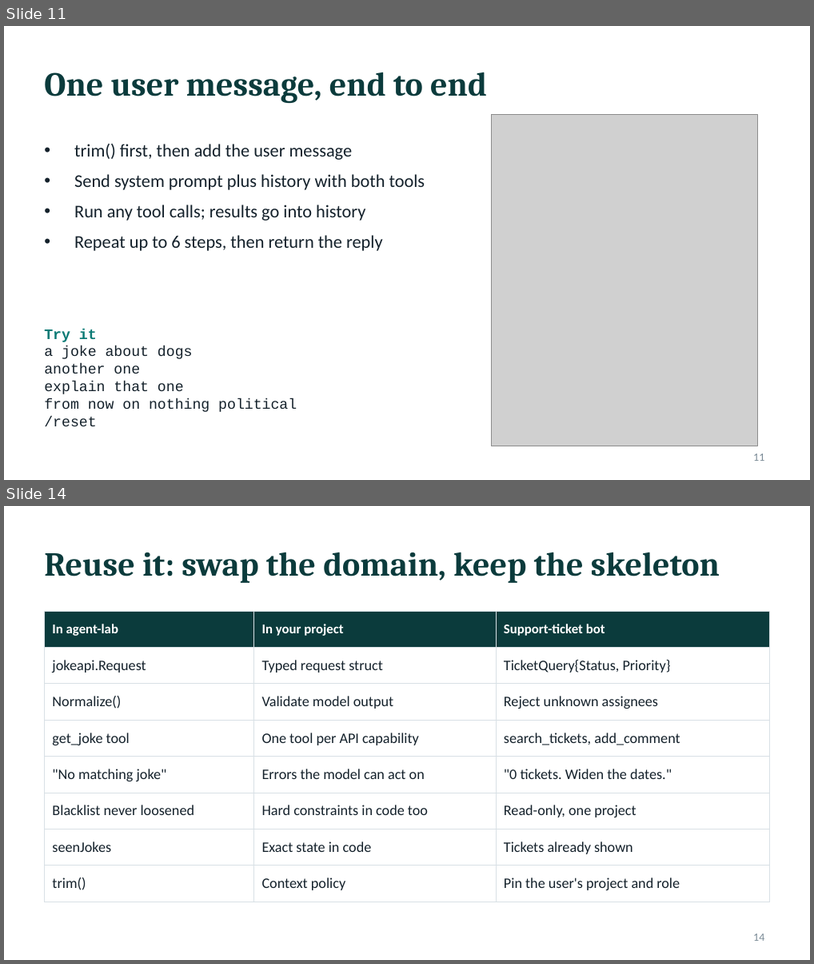
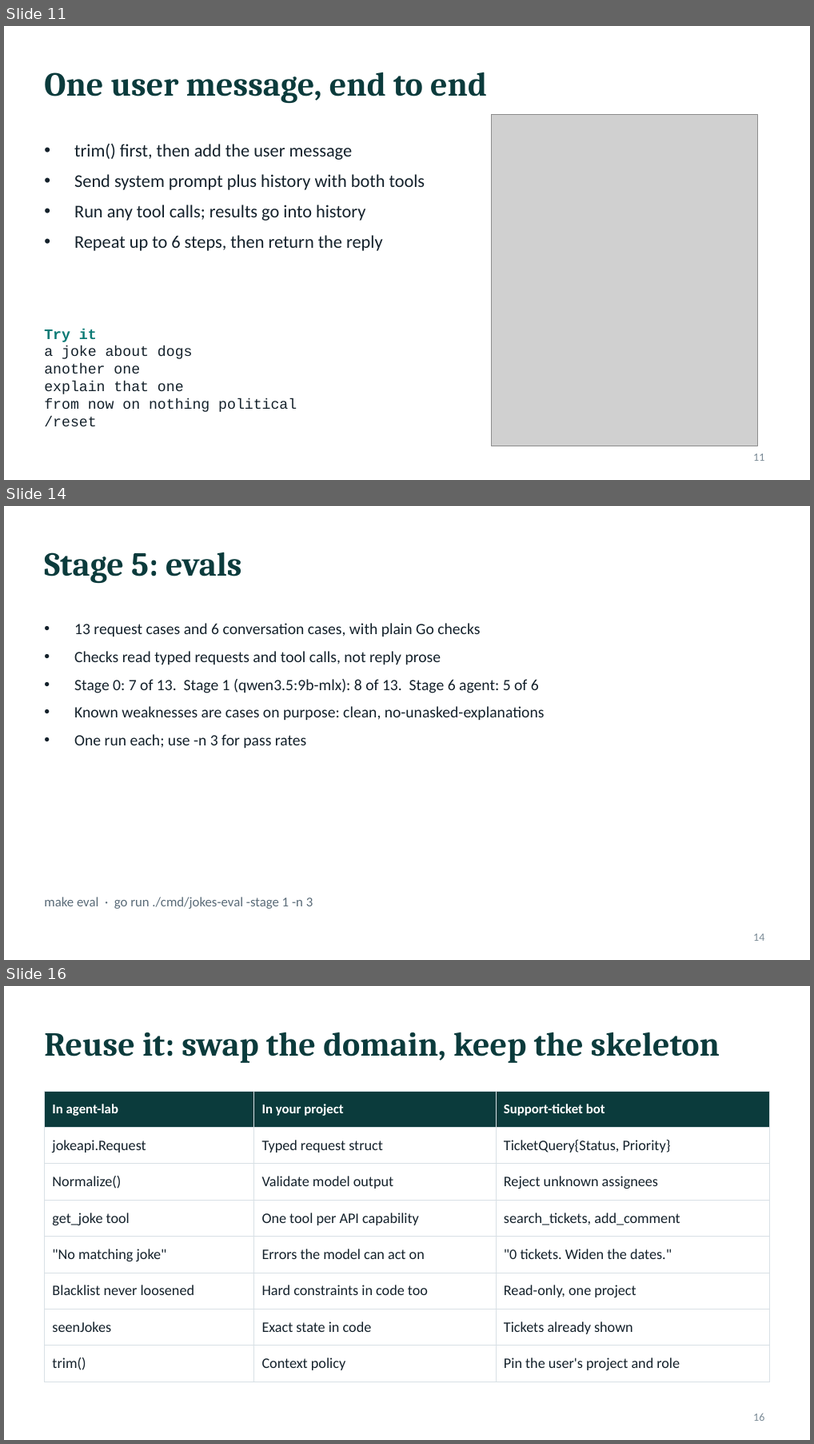
Before and after one commit to AriT93/agent-lab, a slide deck: docs/agent-lab-guide.pptx. Shown one above the other, each under a label of ours: slides 11 and 14 before the commit, slides 11, 14 and 16 after it; the slides between them are not shown. The pictures are 814x964 and 814x1444 pixels, drawn with LibreOffice and Linux fonts; fonts in the diff are those of the drawing; grey boxes stand for pictures. Boxes give left, top, right and bottom in pixels: in the first picture for what was removed or moved away, otherwise in the second. Text is boxed around its words. In the diff, an @@ line names an element or a change of style, - is before the commit and + after.

```diff
--- a/docs/agent-lab-guide.pptx
+++ b/docs/agent-lab-guide.pptx
@@ slide 14 added at bbox=[4, 506, 810, 960], background #FFFFFF @@
@@ title added at bbox=[44, 552, 242, 584], 30 pt, text #0B3B3C, bold @@
+Stage 5: evals
@@ text added at bbox=[74, 623, 545, 748], 14 pt, text #14212B @@
+• 13 request cases and 6 conversation cases, with plain Go checks
+• Checks read typed requests and tool calls, not reply prose
+• Stage 0: 7 of 13. Stage 1 (qwen3.5:9b-mlx): 8 of 13. Stage 6 agent: 5 of 6
+• Known weaknesses are cases on purpose: clean, no-unasked-explanations
+• One run each; use -n 3 for pass rates
@@ text added at bbox=[44, 896, 313, 908], 12 pt, text #5A6B78 @@
+make eval · go run ./cmd/jokes-eval -stage 1 -n 3
@@ page number added at bbox=[754, 933, 765, 940], 10 pt, text #7A8A96 @@
+14
@@ what was slide 14 is now slide 16 @@
@@ page number at bbox=[754, 1412, 765, 1420]: text changed @@
-14
+16
```
Also in this commit, not shown: 5 slides changed, 1 other slide added, 28 other files.
